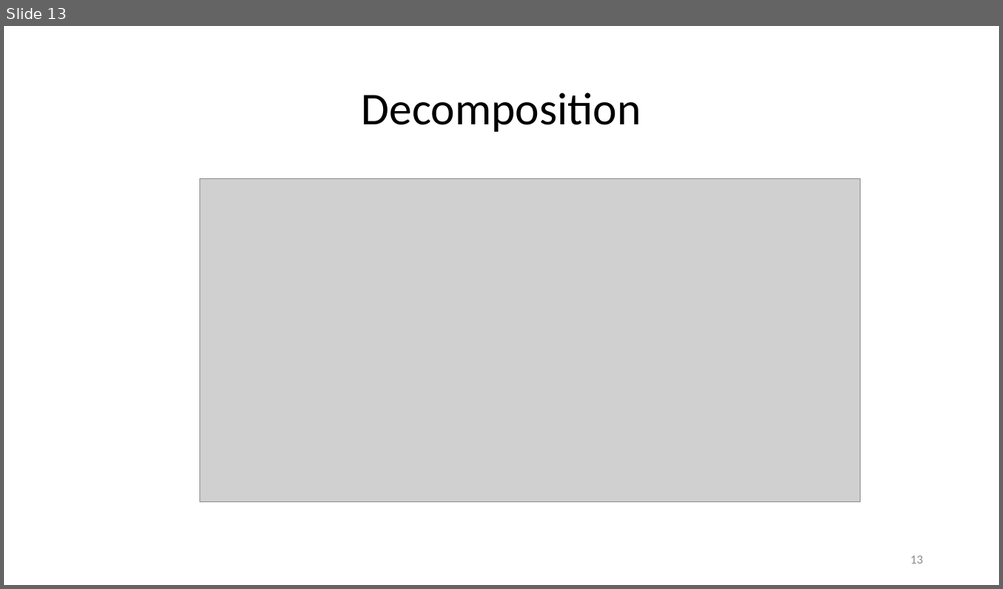
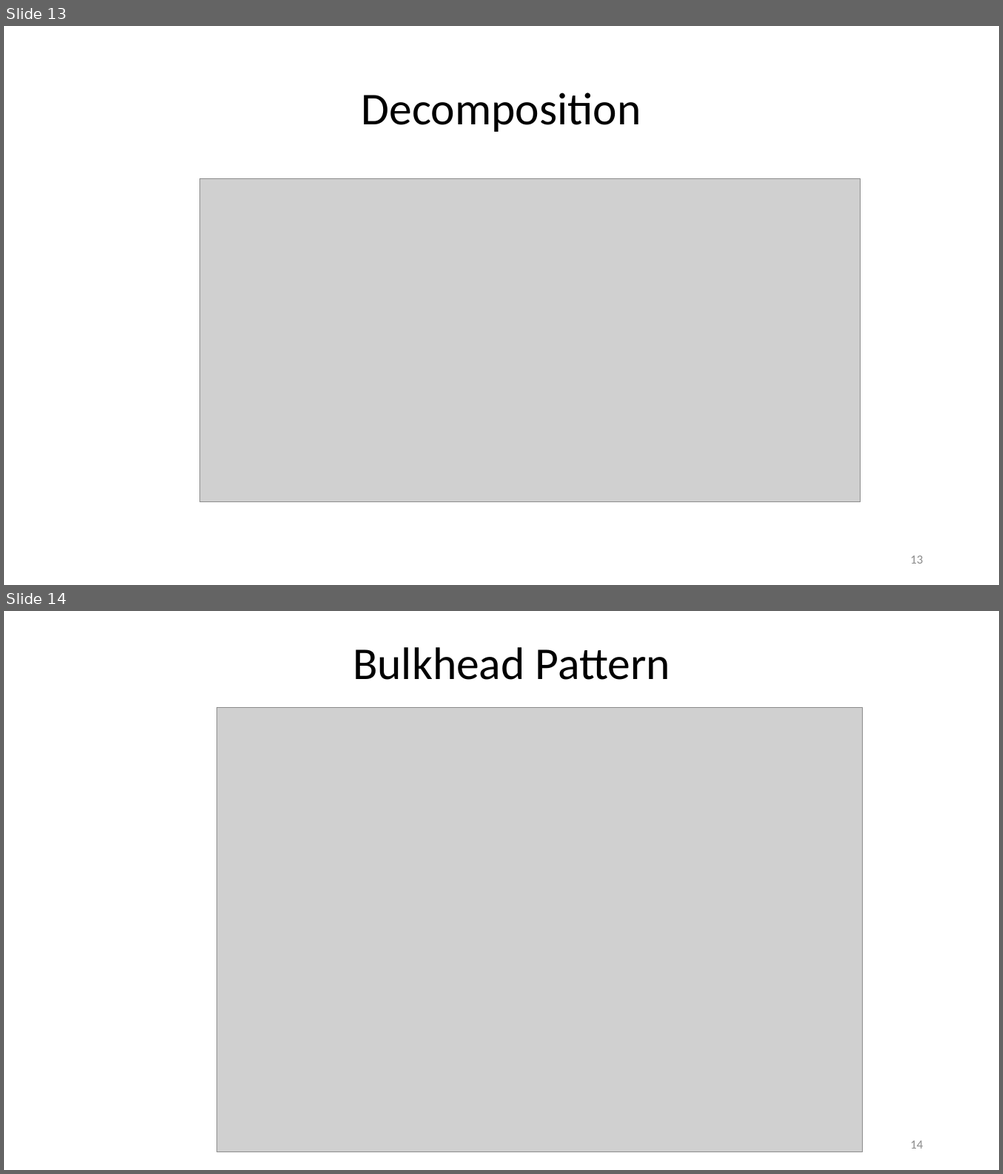
Before and after one commit to StevenJoseph19/GS-Training, a slide deck: Training Materials/17. Understanding Microservices/Slides/4. Design Patterns of Microservices/design-patterns-of-microservices-slides.pptx. Shown one above the other, each under a label of ours: slide 13 before the commit, slides 13 and 14 after it. The pictures are 1003x589 and 1003x1174 pixels, drawn with LibreOffice and Linux fonts; fonts in the diff are those of the drawing; grey boxes stand for pictures. Boxes give left, top, right and bottom in pixels: in the first picture for what was removed or moved away, otherwise in the second. Text is boxed around its words. In the diff, an @@ line names an element or a change of style, - is before the commit and + after.

```diff
--- a/Training Materials/17. Understanding Microservices/Slides/4. Design Patterns of Microservices/design-patterns-of-microservices-slides.pptx
+++ b/Training Materials/17. Understanding Microservices/Slides/4. Design Patterns of Microservices/design-patterns-of-microservices-slides.pptx
@@ slide 14 added at (4,611,999,1170), background #FFFFFF @@
@@ text added at (353,647,670,680), 44 pt, text #000000 @@
+Bulkhead Pattern
@@ picture added at (217,707,862,1153) @@
@@ page number added at (910,1141,922,1149), 12 pt, text #8C8C8C @@
+14
```
Also in this commit, not shown: 14 other slides added.
